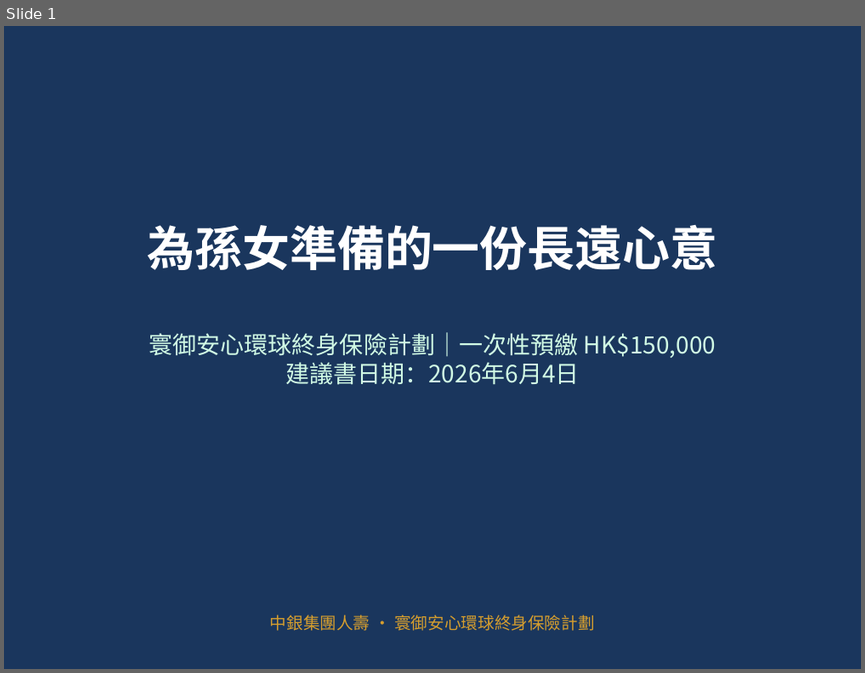
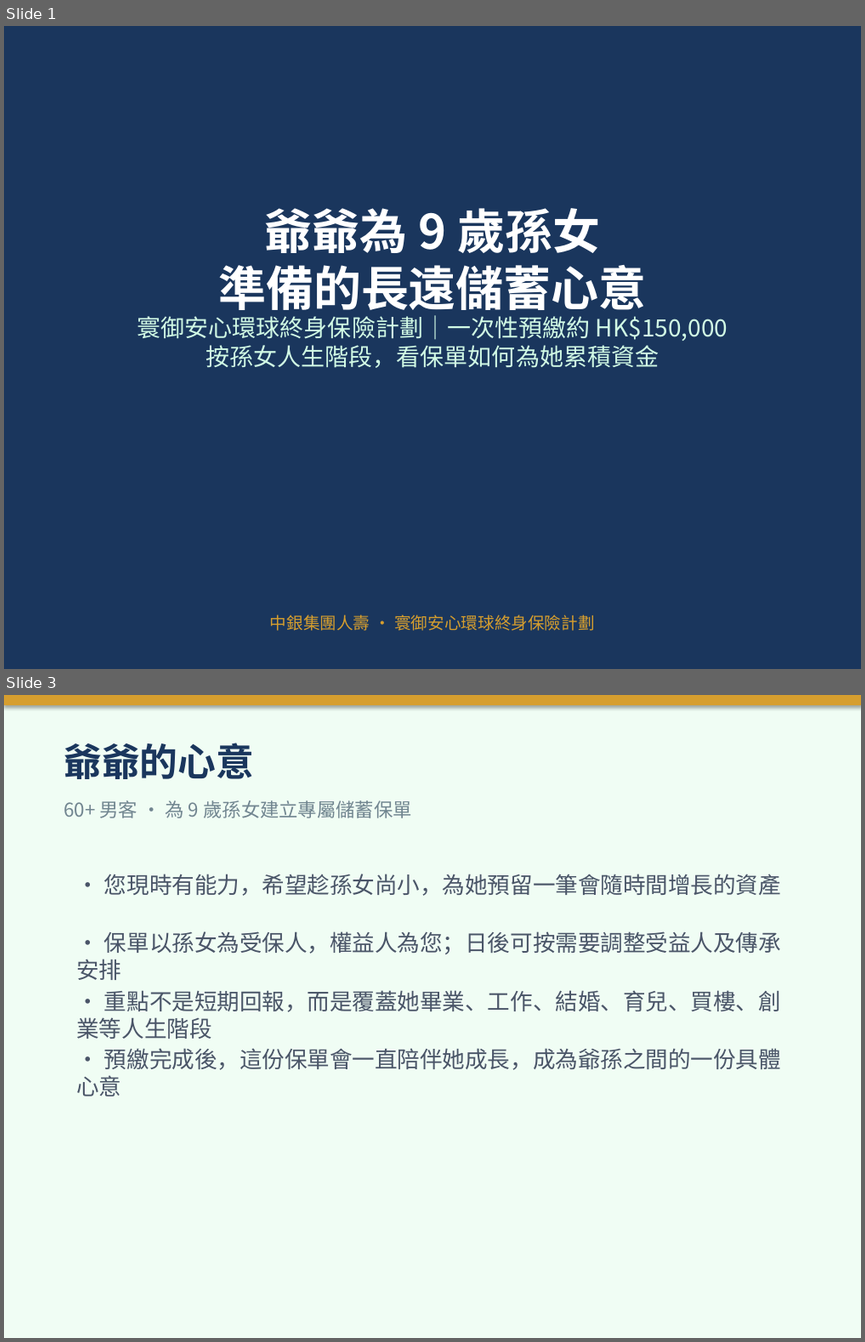
Before and after one commit to hoyinlung25-commits/yuyue-sales, a slide deck: client-base/presentations/Granddaughter_Savings_Plan_BOC.pptx. Shown one above the other, each under a label of ours: slide 1 before the commit, slides 1 and 3 after it; the slides between them are not shown. The pictures are 865x673 and 865x1342 pixels, drawn with LibreOffice and Linux fonts; fonts in the diff are those of the drawing. Boxes give left, top, right and bottom in pixels: in the first picture for what was removed or moved away, otherwise in the second. Text is boxed around its words. In the diff, an @@ line names an element or a change of style, - is before the commit and + after.

```diff
--- a/client-base/presentations/Granddaughter_Savings_Plan_BOC.pptx
+++ b/client-base/presentations/Granddaughter_Savings_Plan_BOC.pptx
@@ slide 3 added at box(4, 695, 861, 1338), background #F0FDF4 @@
@@ rectangle added at box(4, 695, 861, 705), fill #D69E2E @@
@@ text added at box(64, 743, 254, 779), 32 pt, text #1A365D, bold @@
+爺爺的心意
@@ text added at box(64, 800, 412, 818), 16 pt, text #718590 @@
+60+ 男客 · 為 9 歲孫女建立專屬儲蓄保單
@@ text added at box(104, 873, 781, 896), 19 pt, text #4A5568 @@
+• 您現時有能力，希望趁孫女尚小，為她預留一筆會隨時間增長的資產
@@ text added at box(76, 931, 781, 980), 19 pt, text #4A5568 @@
+• 保單以孫女為受保人，權益人為您；日後可按需要調整受益人及傳承安排
@@ text added at box(76, 990, 781, 1038), 19 pt, text #4A5568 @@
+• 重點不是短期回報，而是覆蓋她畢業、工作、結婚、育兒、買樓、創業等人生階段
@@ text added at box(76, 1048, 781, 1096), 19 pt, text #4A5568 @@
+• 預繳完成後，這份保單會一直陪伴她成長，成為爺孫之間的一份具體心意
@@ slide 1 changed as well @@
@@ text at box(218, 208, 647, 318): text changed @@
-為孫女準備的一份長遠心意
+爺爺為 9 歲孫女
+準備的長遠儲蓄心意
@@ text at box(137, 315, 727, 368): text changed @@
-寰御安心環球終身保險計劃｜一次性預繳 HK$150,000
-建議書日期：2026年6月4日
+寰御安心環球終身保險計劃｜一次性預繳約 HK$150,000
+按孫女人生階段，看保單如何為她累積資金
```
Also in this commit, not shown: 8 other slides changed, 3 other slides added, 3 slides removed, 1 other file.
